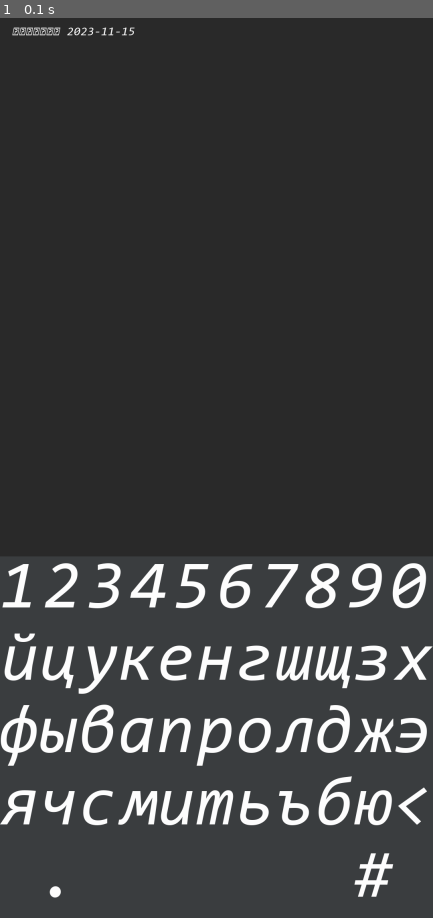
Above: before the commit, frame 1.
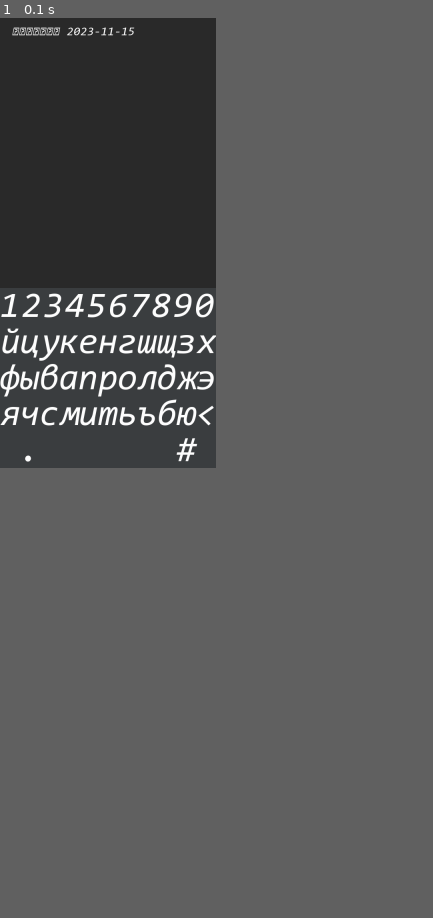
Above: after the commit, the same moment.

Repository: MR-Geri/diary
Game: pygame game, started from main.py
The game is run twice, just before and just after one commit, with the same random seed, the same clock (stepped at 60 frames per second) and the same inputs.
Inputs:
- Up to frame 1 (0.1 s): no input
In our replay, the window is 433x900 before the commit and 216x450 after it. These sizes can differ from the game's own. Grey fills any space a smaller window leaves; there, only what the larger window draws over its background counts as a difference.

The runs differ from the first frame. In frame 1, 10% of the frame differs, in the area x 0-100%, y 1-98%.

Commit message:
Переработка клавиатуры под все разрешения

Diff:
--- a/main.py
+++ b/main.py
@@ -45,78 +45,26 @@
         #
         self.last_click = 0
         self.text_keyboard = ''
-        self.keys = [
-            [
-                ["1", (0, 1340, 108, 180)],
-                ["2", (108, 1340, 108, 180)],
-                ["3", (216, 1340, 108, 180)],
-                ["4", (324, 1340, 108, 180)],
-                ["5", (432, 1340, 108, 180)],
-                ["6", (540, 1340, 108, 180)],
-                ["7", (648, 1340, 108, 180)],
-                ["8", (756, 1340, 108, 180)],
-                ["9", (864, 1340, 108, 180)],
-                ["0", (972, 1340, 108, 180)]
-            ],
-            [
-                ["й", (0, 1520, 98, 180)],
-                ["ц", (98, 1520, 98, 180)],
-                ["у", (196, 1520, 98, 180)],
-                ["к", (294, 1520, 98, 180)],
-                ["е", (392, 1520, 98, 180)],
-                ["н", (490, 1520, 98, 180)],
-                ["г", (589, 1520, 98, 180)],
-                ["ш", (687, 1520, 98, 180)],
-                ["щ", (785, 1520, 98, 180)],
-                ["з", (883, 1520, 98, 180)],
-                ["х", (981, 1520, 98, 180)]
-            ],
-            [
-                ["ф", (0, 1700, 98, 180)],
-                ["ы", (98, 1700, 98, 180)],
-                ["в", (196, 1700, 98, 180)],
-                ["а", (294, 1700, 98, 180)],
-                ["п", (392, 1700, 98, 180)],
-                ["р", (490, 1700, 98, 180)],
-                ["о", (589, 1700, 98, 180)],
-                ["л", (687, 1700, 98, 180)],
-                ["д", (785, 1700, 98, 180)],
-                ["ж", (883, 1700, 98, 180)],
-                ["э", (981, 1700, 98, 180)]
-            ],
-            [
-                ["я", (0, 1880, 98, 180)],
-                ["ч", (98, 1880, 98, 180)],
-                ["с", (196, 1880, 98, 180)],
-                ["м", (294, 1880, 98, 180)],
-                ["и", (392, 1880, 98, 180)],
-                ["т", (490, 1880, 98, 180)],
-                ["ь", (589, 1880, 98, 180)],
-                ["ъ", (687, 1880, 98, 180)],
-                ["б", (785, 1880, 98, 180)],
-                ["ю", (883, 1880, 98, 180)],
-                ["<", (981, 1880, 98, 180)]
-            ],
-            [
-                [".", (98, 2060, 98, 180)],
-                [' ', (196, 2060, 98 * 7, 180)],
-                ["#", (883, 2060, 98, 180)]
-            ]
-        ]
+        self.keys = ['1234567890', 'йцукенгшщзх', 'фывапролджэ', 'ячсмитьъбю<', ' .       # ']
         self.height_block_keys = height // 2 - 220
         self.card_flag = True
+        self.size_text_keys = int((width + height) / 3320 * 180)
+        self.y0_block_keys = height * (6 / 10)
+        self.keys_height = (height - self.y0_block_keys) / 5
 
     def keyboards_action(self, pos, click):
         for y in self.keys:
-            for x in y:
-                if x[1][0] < pos[0] < x[1][0] + x[1][2] and x[1][1] < pos[1] < x[1][1] + x[1][3] \
-                        and click == 1 and self.last_click == 0:
-                    if x[0] == '<':
+            for x in range(len(y)):
+                keys_width = width / len(y)
+                pos_y = self.y0_block_keys + self.keys_height * self.keys.index(y)
+                if keys_width * x < pos[0] < keys_width * x + keys_width\
+                        and pos_y < pos[1] < pos_y + self.keys_height and click == 1 and self.last_click == 0:
+                    if y[x] == '<':
                         self.text_keyboard = self.text_keyboard[:-1]
-                    elif x[0] == '#':
+                    elif y[x] == '#':
                         self.text_keyboard += '\n'
                     else:
-                        self.text_keyboard += x[0]
+                        self.text_keyboard += y[x]
                     main.draw_all()
 
     def card_action(self, pos, click):
@@ -131,12 +79,14 @@
         self.last_click = 0 if click == 0 else 1
 
     def keyboards_draw(self):
-        print()
-        pygame.draw.rect(display, (60, 63, 65), (0, (height - self.height_block_keys), width, height))
+        pygame.draw.rect(display, (60, 63, 65), (0, self.y0_block_keys, width, height - self.y0_block_keys))
         for y in self.keys:
-            for x in y:
-                pygame.draw.rect(display, (60, 63, 65), x[1])
-                text_print(message=x[0], x=x[1][0], y=x[1][1], font_size=170)
+            for x in range(len(y)):
+                keys_width = width / len(y)
+                text_print(y[x],
+                           x=keys_width * x,
+                           y=self.y0_block_keys + self.keys_height * self.keys.index(y) + self.keys_height / 15,
+                           font_size=self.size_text_keys)
 
     def card_draw(self):
         lessons = self.file[self.day]['lessons']
@@ -160,9 +110,9 @@
     def draw_all(self):
         pygame.draw.rect(display, (43, 43, 43), (0, 0, width, height))
         main.keyboards_draw()
-        # text_print(message=self.text_keyboard, x=0, y=200, font_size=50)
         if self.card_flag:
             main.card_draw()
+        text_print(message=self.text_keyboard, x=0, y=200, font_size=50)
         pygame.display.update()
 
     def add_lesson(self):
@@ -200,8 +150,8 @@
 
 if __name__ == '__main__':
     # Инициализация
-    width = 1080
-    height = 2240
+    width = 1080 // 2
+    height = 2240 // 2
     pygame.init()
     display = pygame.display.set_mode((width, height))
 
